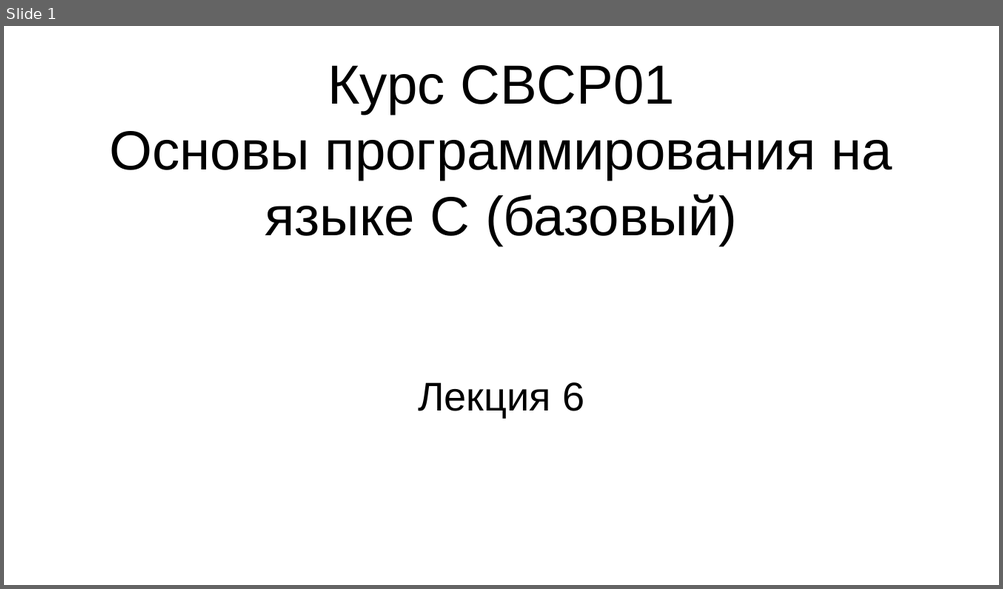
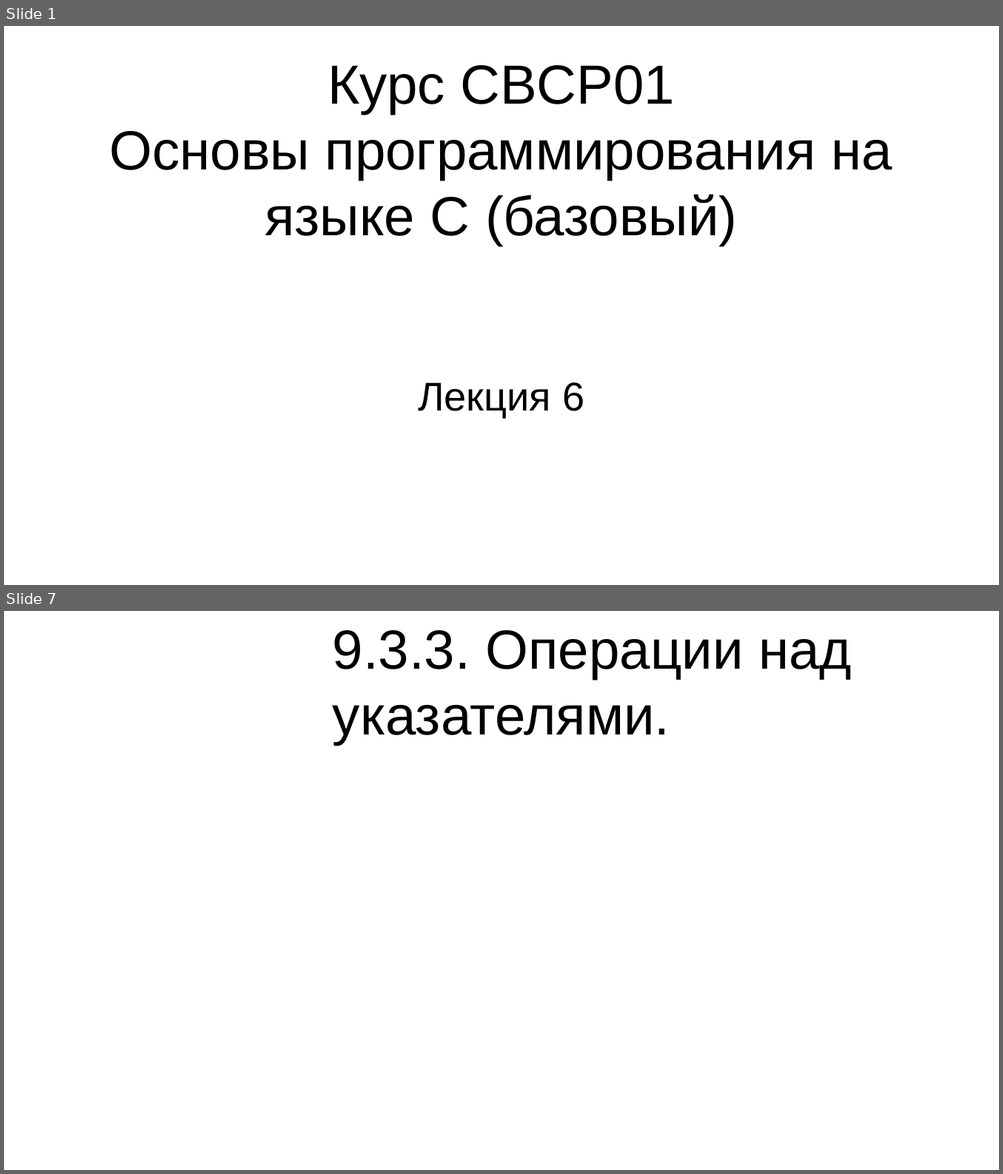
Before and after one commit to steelcraft/stud-lab, a slide deck: Лекции/CBCP01#L6.odp. Shown one above the other, each under a label of ours: slide 1 before the commit, slides 1 and 7 after it; the slides between them are not shown. The pictures are 1003x589 and 1003x1174 pixels, drawn with LibreOffice and Linux fonts; fonts in the diff are those of the drawing. Boxes give left, top, right and bottom in pixels: in the first picture for what was removed or moved away, otherwise in the second. Text is boxed around its words. In the diff, an @@ line names an element or a change of style, - is before the commit and + after.

```diff
--- a/Лекции/CBCP01#L6.odp
+++ b/Лекции/CBCP01#L6.odp
@@ slide 7 added at bbox=[4, 611, 999, 1170], background #FFFFFF @@
@@ title added at bbox=[333, 630, 851, 745], 44 pt, text #000000 @@
+9.3.3. Операции над указателями.
```
Also in this commit, not shown: 12 other slides added.
